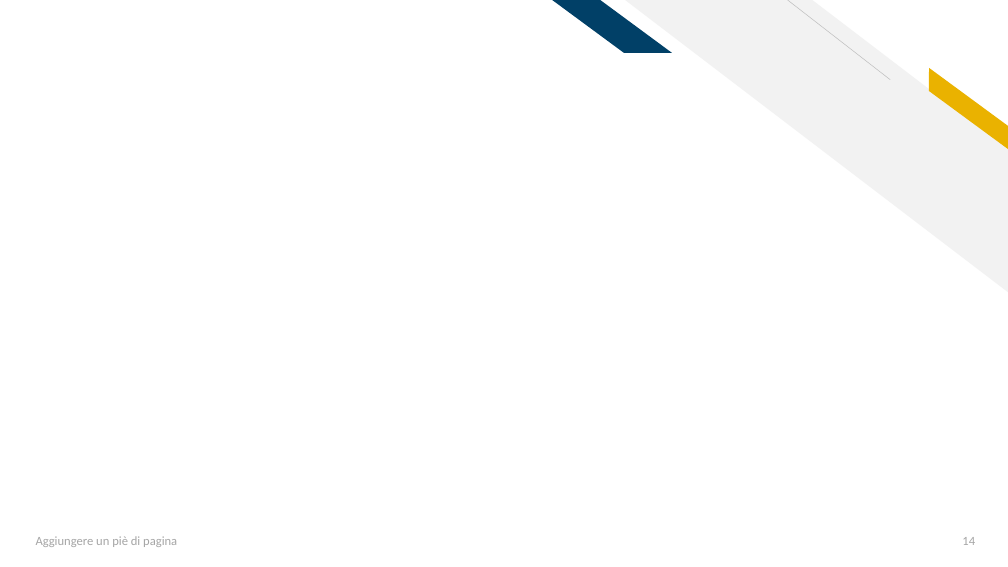
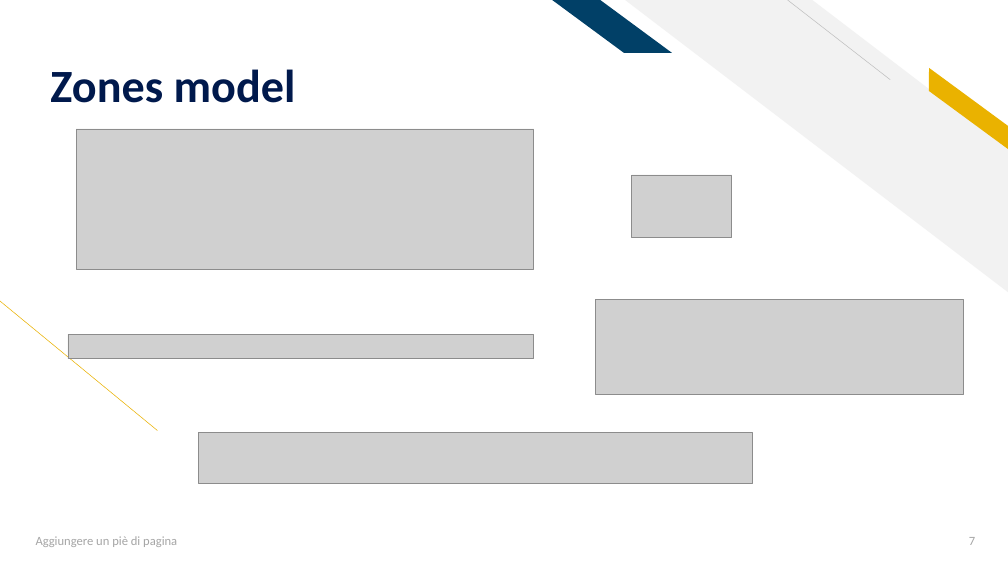
Before and after one commit to AleFire99/AES-git-repo, a slide deck: slide 7 of Aes_Project_2021_2022.pptx (slide 14 before the commit). Drawn at 1008x567 pixels with LibreOffice and Linux fonts; fonts in the diff are those of the drawing; grey boxes stand for pictures. Boxes give left, top, right and bottom in pixels: in the first picture for what was removed or moved away, otherwise in the second. Text is boxed around its words. In the diff, an @@ line names an element or a change of style, - is before the commit and + after.

```diff
--- a/Aes_Project_2021_2022.pptx
+++ b/Aes_Project_2021_2022.pptx
@@ title added at box(50, 69, 296, 103), 44 pt, text #00194C, bold @@
+Zones model
@@ picture added at box(76, 129, 534, 269) @@
@@ picture added at box(632, 175, 732, 237) @@
@@ picture added at box(596, 299, 963, 395) @@
@@ line added from (157, 430) to (0, 300), #EAB200 0.5 pt @@
@@ picture added at box(68, 334, 534, 358) @@
@@ picture added at box(198, 433, 752, 482) @@
@@ page number at box(969, 537, 975, 545): text changed @@
-14
+7
```
Also in this commit, not shown: 13 other slides changed, 4 slides added, 1 slide removed, 2 other files.
